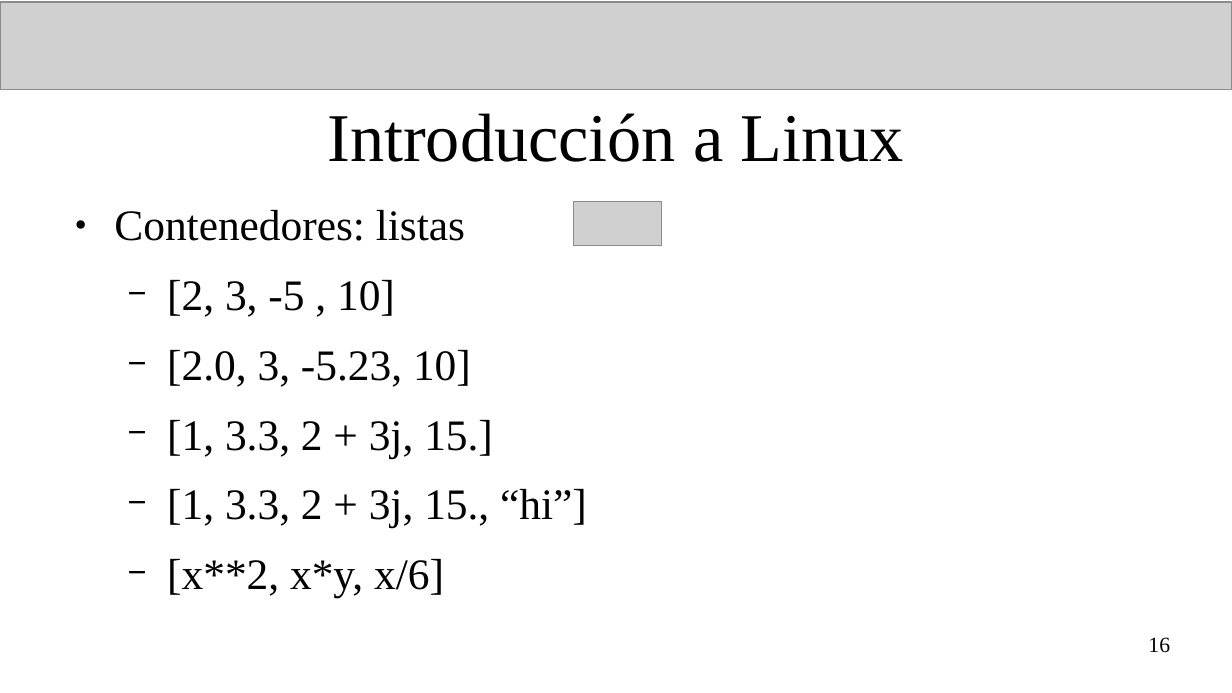
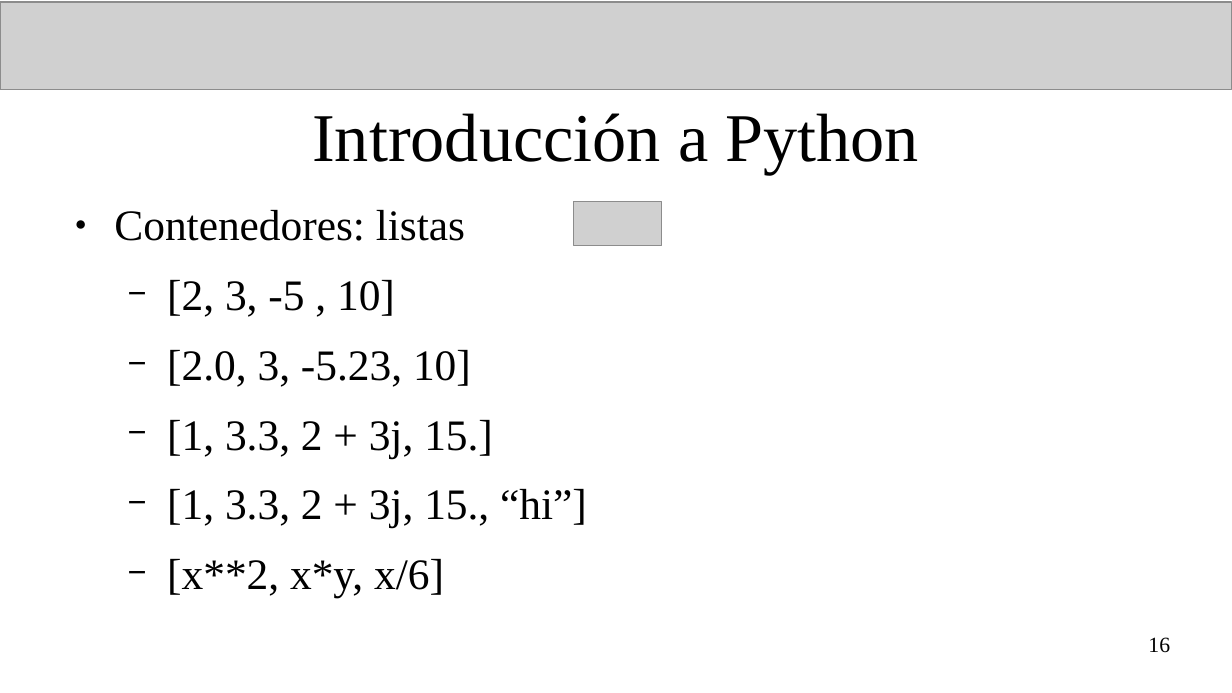
Before and after one commit to fiscompunipamplona/unid2_introPython, a slide deck: slide 16 of clases/clase-introPython_2.odp. Drawn at 1232x693 pixels with LibreOffice and Linux fonts; fonts in the diff are those of the drawing; grey boxes stand for pictures. Boxes give left, top, right and bottom in pixels: in the first picture for what was removed or moved away, otherwise in the second. Text is boxed around its words. In the diff, an @@ line names an element or a change of style, - is before the commit and + after.

Commit message:
Minor change on slides titles

```diff
--- a/clases/clase-introPython_2.odp
+++ b/clases/clase-introPython_2.odp
@@ title at [312,113,918,174]: text changed @@
-Introducción a Linux
+Introducción a Python
```
Also in this commit, not shown: 33 other slides changed, 1 other file.
